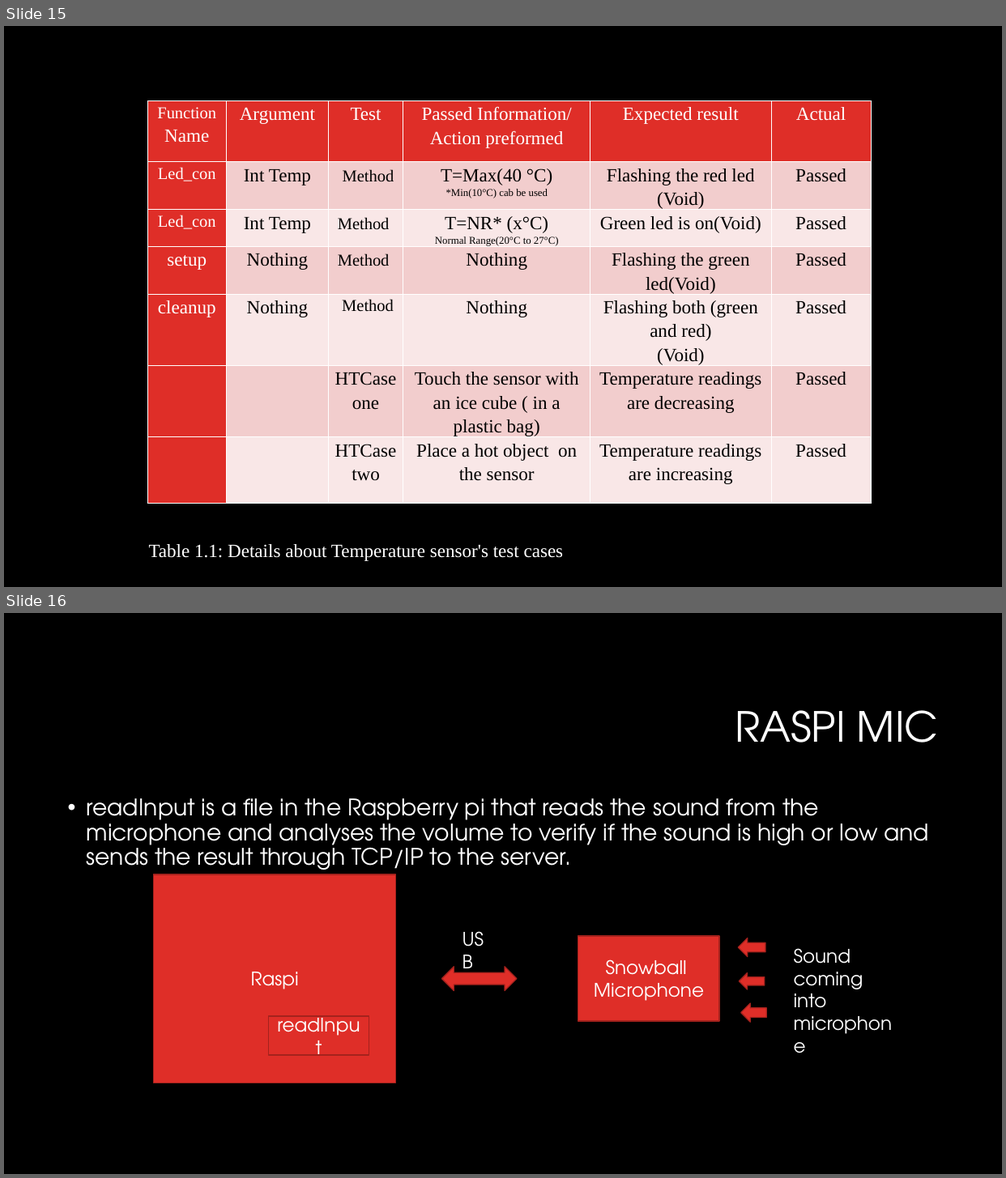
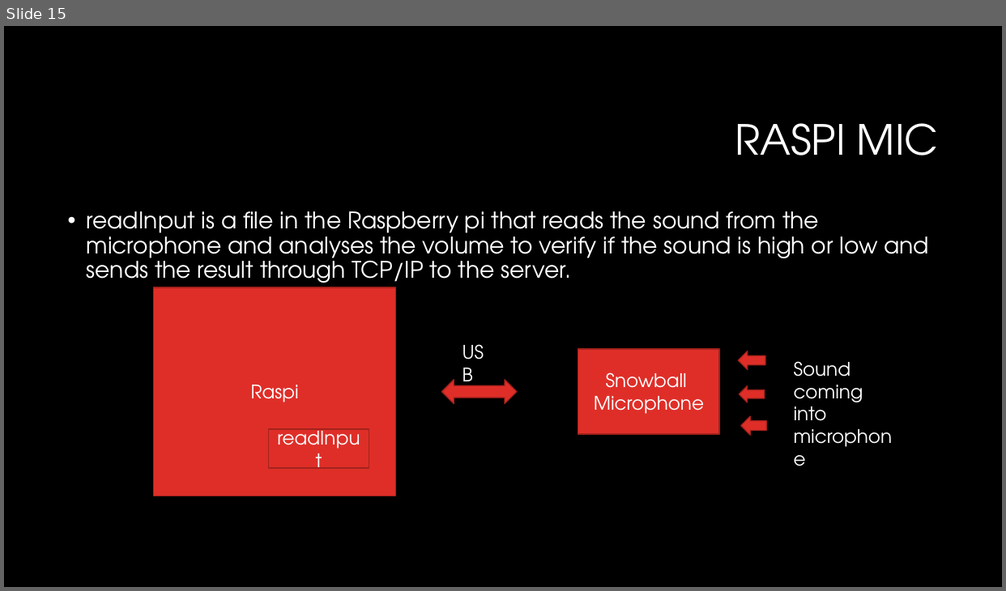
Before and after one commit to saeedalavinia/Sysc3010_Term_Project, a slide deck: Baby monitor System_codeReview.pptx. Shown one above the other, each under a label of ours: slides 15 and 16 before the commit, slide 15 after it. The pictures are 1006x1178 and 1006x591 pixels, drawn with LibreOffice and Linux fonts; fonts in the diff are those of the drawing; background and template pictures are left out. Boxes give left, top, right and bottom in pixels: in the first picture for what was removed or moved away, otherwise in the second. Text is boxed around its words. In the diff, an @@ line names an element or a change of style, - is before the commit and + after.

```diff
--- a/Baby monitor System_codeReview.pptx
+++ b/Baby monitor System_codeReview.pptx
@@ slide 15 removed at box(4, 26, 1002, 587), background #000000 @@
@@ table removed at box(147, 101, 871, 527), 7 rows, 6 columns @@
-Function / Name | Argument | Test | Passed Information/ / Action preformed | Expected result | Actual
-Led_con | Int Temp | Method | T=Max(40 °C) / *Min(10°C) cab be used | Flashing the red led (Void) | Passed
-Led_con | Int Temp | Method | T=NR* (x°C) / Normal Range(20°C to 27°C) | Green led is on(Void) | Passed
-setup | Nothing | Method | Nothing | Flashing the green led(Void) | Passed
-cleanup | Nothing | Method | Nothing | Flashing both (green and red) / (Void) | Passed
- |  | HTCase one | Touch the sensor with an ice cube ( in a plastic bag) | Temperature readings are decreasing | Passed
- |  | HTCase two | Place a hot object on the sensor | Temperature readings are increasing | Passed
@@ text removed at box(149, 544, 564, 561) @@
-Table 1.1: Details about Temperature sensor's test cases
@@ what was slide 16 is now slide 15 @@
```
Also in this commit, not shown: 4 slides changed, 5 other slides removed, 11 other files.
